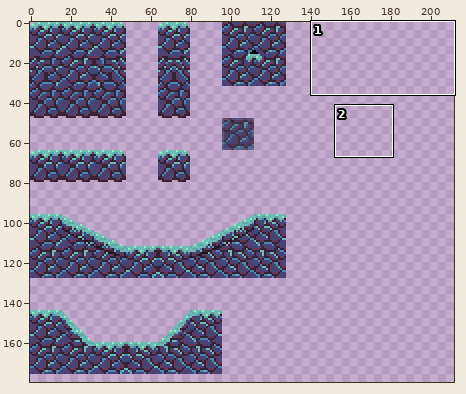
Sprite sheet -- assets/Map/tileset_deeper_and_deeper.png. The picture above shows the old version from afar; the outline marks the close-up.
Close-up. Before:
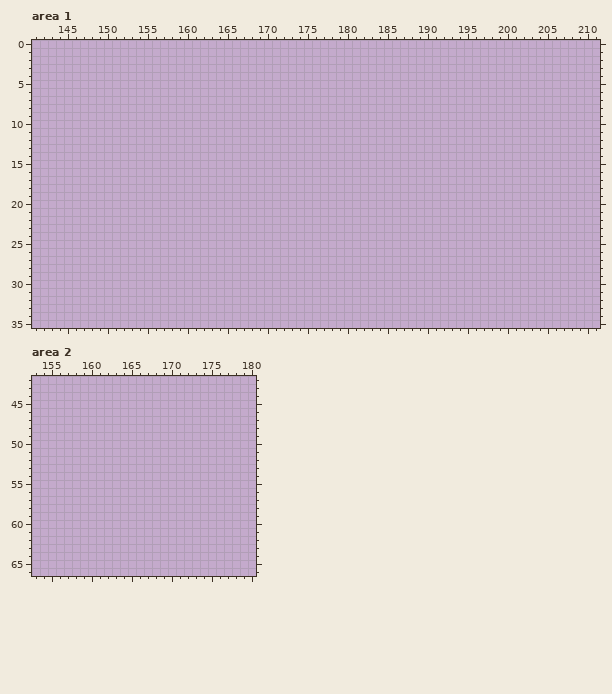
The file is 800x600 pixels. Colours within 5 levels of each other are drawn and written as one. Shown: area 1: x 141..211, y 0..35; area 2: x 153..180, y 42..66. The wide view leaves out empty margins.
Now the later version:
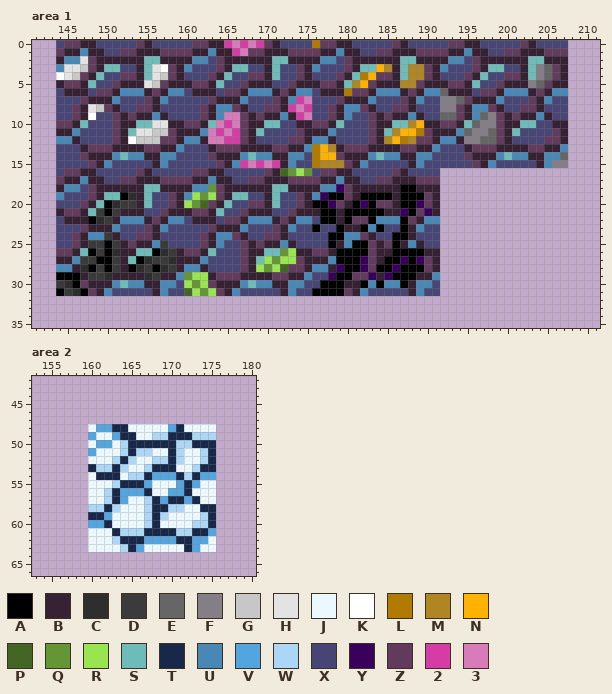
Palette (. is transparent): A #000000  B #372134  C #2e2e2e  D #3b3b3b  E #666666  F #847e87  G #c7c7c7  H #e3e3e3  J #ebf9ff  K #ffffff  L #b07b00  M #b08623  N #ffb300  P #446624  Q #649635  R #99e550  S #6dbcb9  T #18284a  U #4888b7  V #52a5de  W #acd6f6  X #474476  Y #39005c  Z #613a5c  2 #d63ca5  3 #d77bba
Author's note on the commit: Tileset for map with ores and ice
What changed:
--- area 1
@@ x 141..211 @@
- 0 .......................................................................
- 1 .......................................................................
- 2 .......................................................................
- 3 .......................................................................
- 4 .......................................................................
- 5 .......................................................................
- 6 .......................................................................
- 7 .......................................................................
- 8 .......................................................................
- 9 .......................................................................
-10 .......................................................................
-11 .......................................................................
-12 .......................................................................
-13 .......................................................................
-14 .......................................................................
-15 .......................................................................
-16 .......................................................................
-17 .......................................................................
-18 .......................................................................
-19 .......................................................................
-20 .......................................................................
-21 .......................................................................
-22 .......................................................................
-23 .......................................................................
-24 .......................................................................
-25 .......................................................................
-26 .......................................................................
-27 .......................................................................
-28 .......................................................................
-29 .......................................................................
-30 .......................................................................
-31 .......................................................................
+ 0 ...XZZBBXXXXXZBXXXXXZZBB23232ZBXXXXLZZBBXXXXXZBXXXXXZZBBXXXXXZBXXXX....
+ 1 ...ZBBUBBXXZZBBBZZZZBBUBB23ZZBBBZZZZBBUBBXXZZBBBZZZZBBUBBXXZZBBBZZZ....
+ 2 ...BUUHZBBBBBBSSBBBBUUXZBBBBBBSSBBBBUUXZBBBBBBSSBBBBUUXZBBBBBBSSBBB....
+ 3 ...UHHGZBSSXXBSHKZBUXXXZBSSXXBSXXZBUXXXZBSSNMBSMMZBUXXXZBSSXXBSFEZB....
+ 4 ...KHGZBSXXZZBSHGZBXXXZBSXXZZBSXXZBXXXZBSLNZZBSMMZBXXXZBSXXZZBSFEZB....
+ 5 ...BZZBSXXZBBBHGZBBBZZBSXXZBBBXXZBBBZZBSMNZBBBMMZBBBZZBSXXZBBBFEZBB....
+ 6 ...XBBBXZZBUUUBZBUUXBBBXZZBUUUBZBUUXBBBLZZBUUUBZBUUEBBBXZZBUUUBZBUU....
+ 7 ...XXXZBBBUXXXZBUXXXXXZBBBUXXXZBU23XXXZBBBUXXXZBUXXFFEZBBBUXXXZBUXX....
+ 8 ...XXZBHGZBXXZZBXXXXXZBUUZBXXZZB232XXZBUUZBXXZZBXXXFFZBUUZBXXZZBXXX....
+ 9 ...XXZBKXXZBZBBUBXXXXZBU33ZBZBBUB23XXZBUXXZBZBBUBXXEEZBUEFZBZBBUBXX....
+10 ...ZZBSXXXZBBSSHHBBZZBS323ZBBSSXXBBZZBSXXXZBBSSMNBBZZBSEFFZBBSSXXBB....
+11 ...BBUXXXXZBSHHGGZBBBU3232ZBSXXXXZBBBUXXXXZBSMNNLZBBBUEFFEZBSXXXXZB....
+12 ...UUBXXXXZBKGGGZZBUUB3322ZBXXXXZZBUUBXXXXZBMNLMZZBUUBFFEEZBXXXXZZB....
+13 ...XXXBZZZBBBBZZBBUXXXBZZZBBBBZZBBULNMBZZZBBBBZZBBUXXXBZZZBBBBZZBBU....
+14 ...XXXZBBBUSUUBBUUXXXXZBBBUSUUBBUUXLNNZBBBUSUUBBUUXXXXZBBBUSUUBBUUE....
+15 ...XXXXZBUXXXXXBUXXXXXXZBU23232BUXXLMMMZBUXXXXXBUXXXXXXZBUXXXXXBUFF....
+16 ...XZZBBXXXXXZBXXXXXZZBBXXXXXZBPQRQXZZBBXXXXXZBXXXX....................
+17 ...ZBBUBBXXZZBBBZZZZBBUBBXXZZBBBZZZZBBUBBXXZZBBBZZZ....................
+18 ...BUUXZBBBBBBSSBBBBUUQZBBBBBBSSBBBBUUYZBBBBBBAABBB....................
+19 ...UXXXZBSSACBSXXZBURQRZBSSXXBSXXZBUYAAZBAAAABAAAZB....................
+20 ...XXXZBSACDDBSXXZBRQPZBSXXZZBSXXZBAAYZBAYAZZBAAYZB....................
+21 ...BZZBSDADBBBXXZBBBZZBSXXZBBBXXZBBBAABAAAAABBYAZYB....................
+22 ...XBBBACDBUUUBZBUUXBBBXZZBUUUBZBUUXAABAZZAUUUAZBUU....................
+23 ...XXXZBBBUXXXZBUXXXXXZBBBUXXXZBUXXAXXABBAUAXXABUXX....................
+24 ...XXZBUUDBXXZZBXXXXXZBUUZBXXZZBXXXXXAAUUZBXXAABXXX....................
+25 ...XXZBDDADBZBBUDXXXXZBUXXZBZBBUBXXXXABUAAZBZABUBXX....................
+26 ...ZZBSADACBBSSACDBZZBSXXXZBBSSQRBBZZBAAAAZBBAAAABB....................
+27 ...BBUDDAADBSACDDCBBBUXXXXZBSRQRRZBBBUAAAYZBAAYAYZB....................
+28 ...UUBCADADBACDACDBUUBXXXXZBRQRPZZBUUBYAAYZAAYAAAZB....................
+29 ...AAABDDCBBBBCDBBUQRRBZZZBBBBZZBBUXXYAAZZYBYAAABBU....................
+30 ...DCAZBBBUSUUBBUUXRQRZBBBUSUUBBUUXXAAABBAUAUUABUUX....................
+31 ...ADCAZBUXXXXXBUXXPRQRZBUXXXXXBUXXAAAAZBUXXXXXBUXX....................
 32 .......................................................................
--- area 2
@@ x 153..180 @@
 47 ............................
-48 ............................
-49 ............................
-50 ............................
-51 ............................
-52 ............................
-53 ............................
-54 ............................
-55 ............................
-56 ............................
-57 ............................
-58 ............................
-59 ............................
-60 ............................
-61 ............................
-62 ............................
-63 ............................
+48 .......JVVTTJJJJJVTJJJJ.....
+49 .......VJJVTTJJWWTTTWWW.....
+50 .......JVVJWTTTTTTWWTTT.....
+51 .......VJJJWTWWJJTWJJWT.....
+52 .......JJJWTWJJWWTWJJWT.....
+53 .......TWWTWJJWTTTJJWTT.....
+54 .......JTTTJWWTVVVTWTVV.....
+55 .......JJJWTTTVJJJVTVJJ.....
+56 .......JJWTVVVTJJVVTJJJ.....
+57 .......JJWTVJJWTVTTVTJJ.....
+58 .......WWTWJJJWTTWWJJTT.....
+59 .......TTVJJJJWTWJJJJWT.....
+60 .......VVTJJJJWTJJJJWWT.....
+61 .......JJJTWWWTTTTWWTTV.....
+62 .......JJJWTTTVVVVTTVVJ.....
+63 .......JJJJWTVJJJJJTVJJ.....
 64 ............................
Changed places in both close-ups, as pixel boxes (x1, y1, x2, y2):
added: (56, 40, 568, 296)
added: (88, 424, 216, 552)
